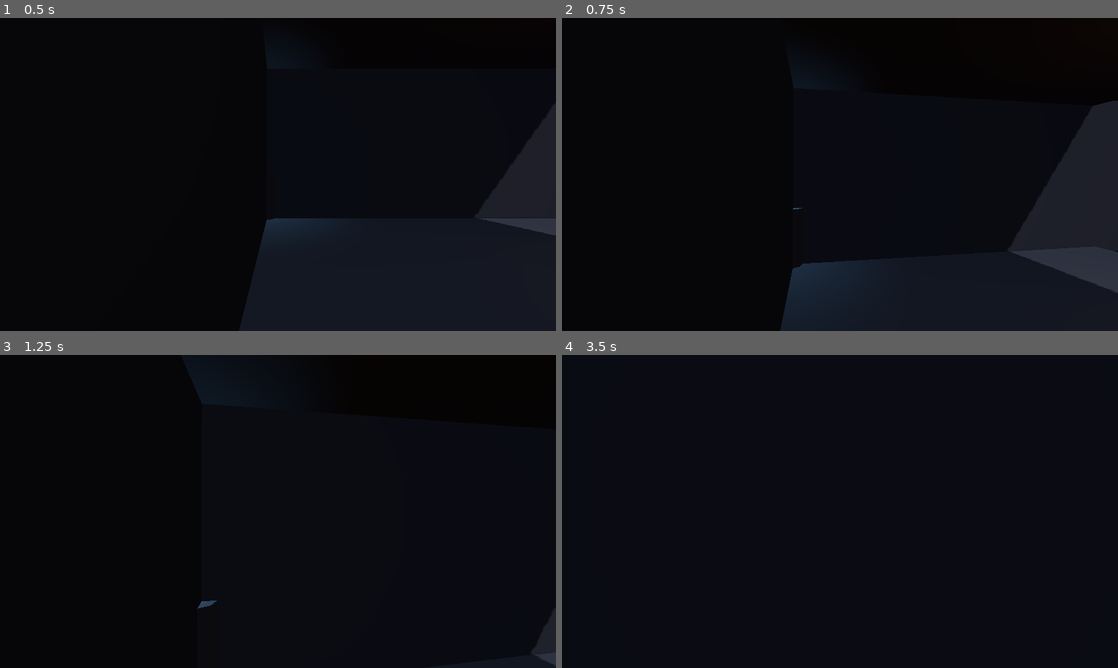
Above: before the commit, frames 1-4 (two rows, left to right).
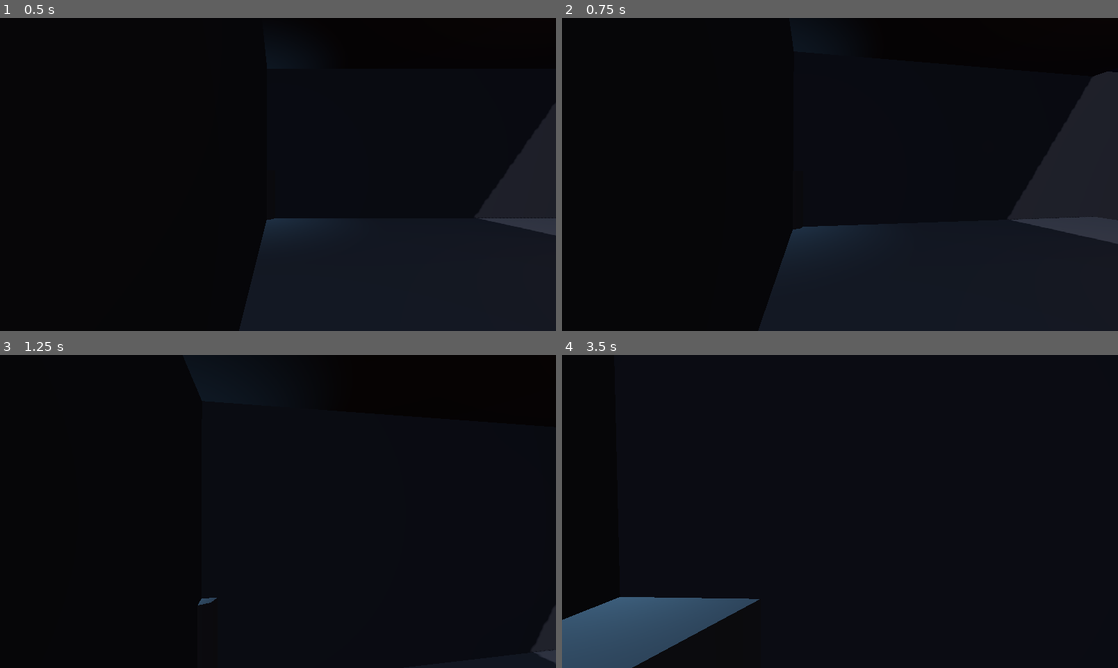
Above: after the commit, the same moments.

Repository: alanops/brackeys-gamejam-2025
Game: Godot game, scene res://src/scenes/DungeonRoomEnhanced.tscn
The game is run twice, just before and just after one commit, with the same random seed, the same clock (stepped at 60 frames per second) and the same inputs.
Inputs (mouse positions are in pixels of both pictures, inside the frame that each line leads up to):
- Up to frame 1 (0.5 s): no input
- Up to frame 2 (0.75 s): tap Enter (ui_accept) at 0.5, 0.6 s; move the mouse to (867, 174) at 0.52 s; hold Up (ui_up) from 0.53 s (still down)
- Up to frame 3 (1.25 s): keep holding Up (ui_up); tap Space (jump, bound only after the commit) at 0.77, 0.8, 1.07 s
- Up to frame 4 (3.5 s): keep holding Up (ui_up); move the mouse to (812, 511) at 1.27 s; tap Space (jump, bound only after the commit) at 1.35, 1.52, 1.82, 2.3, 3.02, 3.32 s; tap Enter (ui_accept) at 1.55, 2.1, 2.75, 2.85 s; move the mouse to (851, 505) at 2.02 s; move the mouse to (834, 517) at 2.77 s

Frame 1 is identical in both runs. In frame 2, 4.7% of the frame differs, in the area x 35-100%, y 17-100%; in frame 3, less than 0.1%; in frame 4, 5.1%, in the area x 0-36%, y 77-100%.

Commit message:
Add full WASD and gamepad support
- Created proper input map with named actions
- WASD + Arrow keys for movement
- Gamepad left stick for movement (analog)
- Gamepad right stick for camera look
- A/X button for jump on gamepad
- Improved movement with smooth deceleration
- Added controls documentation

Diff:
--- a/project.godot
+++ b/project.godot
@@ -26,6 +26,69 @@
 
 project/assembly_name="Brackeys Game Jam 2025"
 
+[input]
+
+move_forward={
+"deadzone": 0.5,
+"events": [Object(InputEventKey,"resource_local_to_scene":false,"resource_name":"","device":-1,"window_id":0,"alt_pressed":false,"shift_pressed":false,"ctrl_pressed":false,"meta_pressed":false,"pressed":false,"keycode":0,"physical_keycode":87,"key_label":0,"unicode":119,"location":0,"echo":false,"script":null)
+, Object(InputEventKey,"resource_local_to_scene":false,"resource_name":"","device":-1,"window_id":0,"alt_pressed":false,"shift_pressed":false,"ctrl_pressed":false,"meta_pressed":false,"pressed":false,"keycode":0,"physical_keycode":4194320,"key_label":0,"unicode":0,"location":0,"echo":false,"script":null)
+, Object(InputEventJoypadMotion,"resource_local_to_scene":false,"resource_name":"","device":-1,"axis":1,"axis_value":-1.0,"script":null)
+]
+}
+move_back={
+"deadzone": 0.5,
+"events": [Object(InputEventKey,"resource_local_to_scene":false,"resource_name":"","device":-1,"window_id":0,"alt_pressed":false,"shift_pressed":false,"ctrl_pressed":false,"meta_pressed":false,"pressed":false,"keycode":0,"physical_keycode":83,"key_label":0,"unicode":115,"location":0,"echo":false,"script":null)
+, Object(InputEventKey,"resource_local_to_scene":false,"resource_name":"","device":-1,"window_id":0,"alt_pressed":false,"shift_pressed":false,"ctrl_pressed":false,"meta_pressed":false,"pressed":false,"keycode":0,"physical_keycode":4194322,"key_label":0,"unicode":0,"location":0,"echo":false,"script":null)
+, Object(InputEventJoypadMotion,"resource_local_to_scene":false,"resource_name":"","device":-1,"axis":1,"axis_value":1.0,"script":null)
+]
+}
+move_left={
+"deadzone": 0.5,
+"events": [Object(InputEventKey,"resource_local_to_scene":false,"resource_name":"","device":-1,"window_id":0,"alt_pressed":false,"shift_pressed":false,"ctrl_pressed":false,"meta_pressed":false,"pressed":false,"keycode":0,"physical_keycode":65,"key_label":0,"unicode":97,"location":0,"echo":false,"script":null)
+, Object(InputEventKey,"resource_local_to_scene":false,"resource_name":"","device":-1,"window_id":0,"alt_pressed":false,"shift_pressed":false,"ctrl_pressed":false,"meta_pressed":false,"pressed":false,"keycode":0,"physical_keycode":4194319,"key_label":0,"unicode":0,"location":0,"echo":false,"script":null)
+, Object(InputEventJoypadMotion,"resource_local_to_scene":false,"resource_name":"","device":-1,"axis":0,"axis_value":-1.0,"script":null)
+]
+}
+move_right={
+"deadzone": 0.5,
+"events": [Object(InputEventKey,"resource_local_to_scene":false,"resource_name":"","device":-1,"window_id":0,"alt_pressed":false,"shift_pressed":false,"ctrl_pressed":false,"meta_pressed":false,"pressed":false,"keycode":0,"physical_keycode":68,"key_label":0,"unicode":100,"location":0,"echo":false,"script":null)
+, Object(InputEventKey,"resource_local_to_scene":false,"resource_name":"","device":-1,"window_id":0,"alt_pressed":false,"shift_pressed":false,"ctrl_pressed":false,"meta_pressed":false,"pressed":false,"keycode":0,"physical_keycode":4194321,"key_label":0,"unicode":0,"location":0,"echo":false,"script":null)
+, Object(InputEventJoypadMotion,"resource_local_to_scene":false,"resource_name":"","device":-1,"axis":0,"axis_value":1.0,"script":null)
+]
+}
+jump={
+"deadzone": 0.5,
+"events": [Object(InputEventKey,"resource_local_to_scene":false,"resource_name":"","device":-1,"window_id":0,"alt_pressed":false,"shift_pressed":false,"ctrl_pressed":false,"meta_pressed":false,"pressed":false,"keycode":0,"physical_keycode":32,"key_label":0,"unicode":32,"location":0,"echo":false,"script":null)
+, Object(InputEventJoypadButton,"resource_local_to_scene":false,"resource_name":"","device":-1,"button_index":0,"pressure":0.0,"pressed":true,"script":null)
+]
+}
+look_left={
+"deadzone": 0.5,
+"events": [Object(InputEventJoypadMotion,"resource_local_to_scene":false,"resource_name":"","device":-1,"axis":2,"axis_value":-1.0,"script":null)
+]
+}
+look_right={
+"deadzone": 0.5,
+"events": [Object(InputEventJoypadMotion,"resource_local_to_scene":false,"resource_name":"","device":-1,"axis":2,"axis_value":1.0,"script":null)
+]
+}
+look_up={
+"deadzone": 0.5,
+"events": [Object(InputEventJoypadMotion,"resource_local_to_scene":false,"resource_name":"","device":-1,"axis":3,"axis_value":-1.0,"script":null)
+]
+}
+look_down={
+"deadzone": 0.5,
+"events": [Object(InputEventJoypadMotion,"resource_local_to_scene":false,"resource_name":"","device":-1,"axis":3,"axis_value":1.0,"script":null)
+]
+}
+pause={
+"deadzone": 0.5,
+"events": [Object(InputEventKey,"resource_local_to_scene":false,"resource_name":"","device":-1,"window_id":0,"alt_pressed":false,"shift_pressed":false,"ctrl_pressed":false,"meta_pressed":false,"pressed":false,"keycode":0,"physical_keycode":4194305,"key_label":0,"unicode":0,"location":0,"echo":false,"script":null)
+, Object(InputEventJoypadButton,"resource_local_to_scene":false,"resource_name":"","device":-1,"button_index":6,"pressure":0.0,"pressed":true,"script":null)
+]
+}
+
 [rendering]
 
 renderer/rendering_method="gl_compatibility"
--- a/src/scripts/FirstPersonController.gd
+++ b/src/scripts/FirstPersonController.gd
@@ -3,6 +3,7 @@
 const SPEED = 5.0
 const JUMP_VELOCITY = 6.0
 const MOUSE_SENSITIVITY = 0.002
+const GAMEPAD_SENSITIVITY = 2.0
 
 var gravity = ProjectSettings.get_setting("physics/3d/default_gravity")
 
@@ -12,31 +13,53 @@
 	Input.set_mouse_mode(Input.MOUSE_MODE_CAPTURED)
 
 func _input(event):
+	# Mouse look
 	if event is InputEventMouseMotion and Input.get_mouse_mode() == Input.MOUSE_MODE_CAPTURED:
 		rotate_y(-event.relative.x * MOUSE_SENSITIVITY)
 		camera.rotate_x(-event.relative.y * MOUSE_SENSITIVITY)
 		camera.rotation.x = clamp(camera.rotation.x, -1.5, 1.5)
 
-	if event.is_action_pressed("ui_cancel"):
+	# Pause/menu
+	if event.is_action_pressed("pause"):
 		if Input.get_mouse_mode() == Input.MOUSE_MODE_CAPTURED:
 			Input.set_mouse_mode(Input.MOUSE_MODE_VISIBLE)
 		else:
 			get_tree().change_scene_to_file("res://src/scenes/Main.tscn")
 
+func _process(delta):
+	# Gamepad look
+	var look_input = Vector2(
+		Input.get_action_strength("look_right") - Input.get_action_strength("look_left"),
+		Input.get_action_strength("look_down") - Input.get_action_strength("look_up")
+	)
+
+	if look_input.length() > 0.1:
+		rotate_y(-look_input.x * GAMEPAD_SENSITIVITY * delta)
+		camera.rotate_x(-look_input.y * GAMEPAD_SENSITIVITY * delta)
+		camera.rotation.x = clamp(camera.rotation.x, -1.5, 1.5)
+
 func _physics_process(delta):
+	# Add gravity
 	if not is_on_floor():
 		velocity.y -= gravity * delta
 
-	if Input.is_action_just_pressed("ui_accept") and is_on_floor():
+	# Handle jump
+	if Input.is_action_just_pressed("jump") and is_on_floor():
 		velocity.y = JUMP_VELOCITY
 
-	var input_dir = Input.get_vector("ui_left", "ui_right", "ui_up", "ui_down")
+	# Get input direction using our custom actions
+	var input_dir = Vector2()
+	input_dir.x = Input.get_action_strength("move_right") - Input.get_action_strength("move_left")
+	input_dir.y = Input.get_action_strength("move_back") - Input.get_action_strength("move_forward")
+
+	# Transform input to world space
 	var direction = (transform.basis * Vector3(input_dir.x, 0, input_dir.y)).normalized()
+
 	if direction:
 		velocity.x = direction.x * SPEED
 		velocity.z = direction.z * SPEED
 	else:
-		velocity.x = move_toward(velocity.x, 0, SPEED)
-		velocity.z = move_toward(velocity.z, 0, SPEED)
+		velocity.x = move_toward(velocity.x, 0, SPEED * delta * 5)
+		velocity.z = move_toward(velocity.z, 0, SPEED * delta * 5)
 
 	move_and_slide()
Not shown, added: docs/CONTROLS.md
